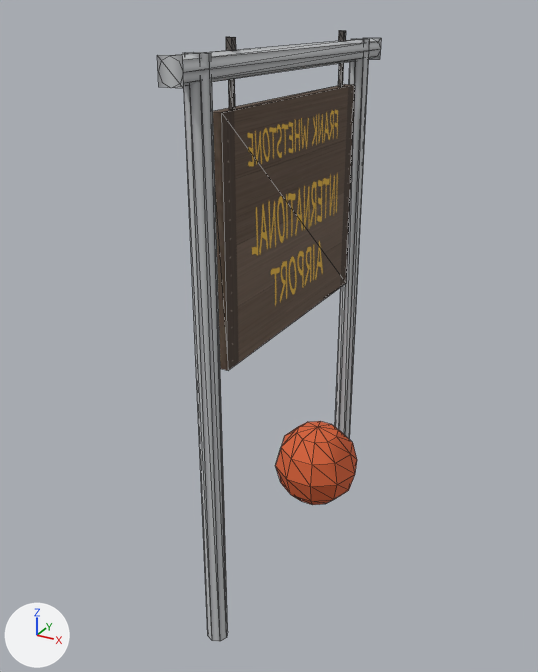
Two versions of the glTF model airport-h28/PackageSources/modelLib/h28_sign_whetstone/h28_sign_whetstone.gltf, one commit apart.
Rendered twice from a 50 mm lens placed at (1.367, -2.678, 2.169), pointed at (-0.055, -0.093, 0.877). Lighting does not change. The marker at lower left points along +X, +Y and +Z. The picture after the commit comes second. Mesh edges are drawn as thin lines. Vertices at exactly the same position are counted once.

Names of what the first picture shows: 'h28_sign_whetstone'.
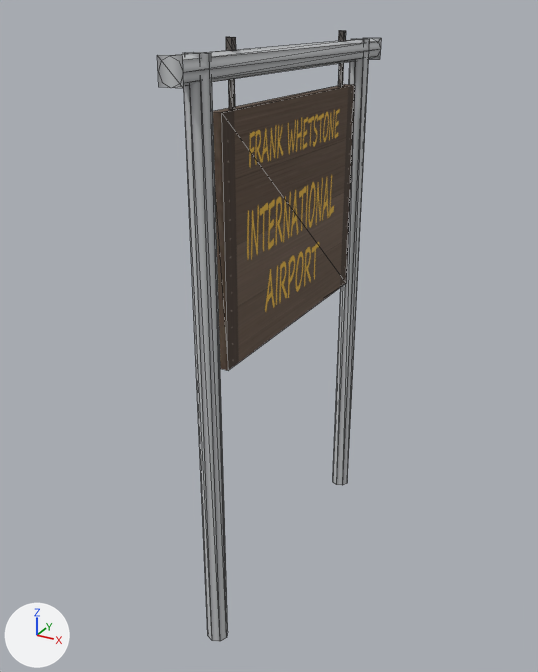
What differs and where, as boxes [x1, y1, x2, y2] in the pictures (538 x 672 px):
part 1 of me_h28_sign_whetstone, deleted (orange): before [275, 421, 357, 505]
part 2 of me_h28_sign_whetstone, surface changed: [244, 106, 343, 314] in both

Patch to the scene script:
```diff
--- a/airport-h28/PackageSources/modelLib/h28_sign_whetstone/h28_sign_whetstone.gltf.py
+++ b/airport-h28/PackageSources/modelLib/h28_sign_whetstone/h28_sign_whetstone.gltf.py
@@ me_h28_sign_whetstone @@
 # used by ob_h28_sign_whetstone; location = (0.0, 0.0, 0.0)
-me_h28_sign_whetstone.from_pydata(...)  # 148 vertices, 200 faces; spans x -0.1..0.3, y -0.79..0.79, z -0.3..2.09
+me_h28_sign_whetstone.from_pydata(...)  # 96 vertices, 100 faces; spans x -0.05..0.05, y -0.79..0.79, z -0.3..2.09
+# me_h28_sign_whetstone part 1: the loose piece of 52 vertices spanning x -0.1..0.3, y -0.09..0.29, z -0.03..0.37 is deleted
+# me_h28_sign_whetstone part 2: 26 kept faces spanning x -0.03..0.03, y -0.56..0.56, z 0.93..2.09 get new texture (UV) coordinates
 me_h28_sign_whetstone.materials.append(mat_h28_border)
```
